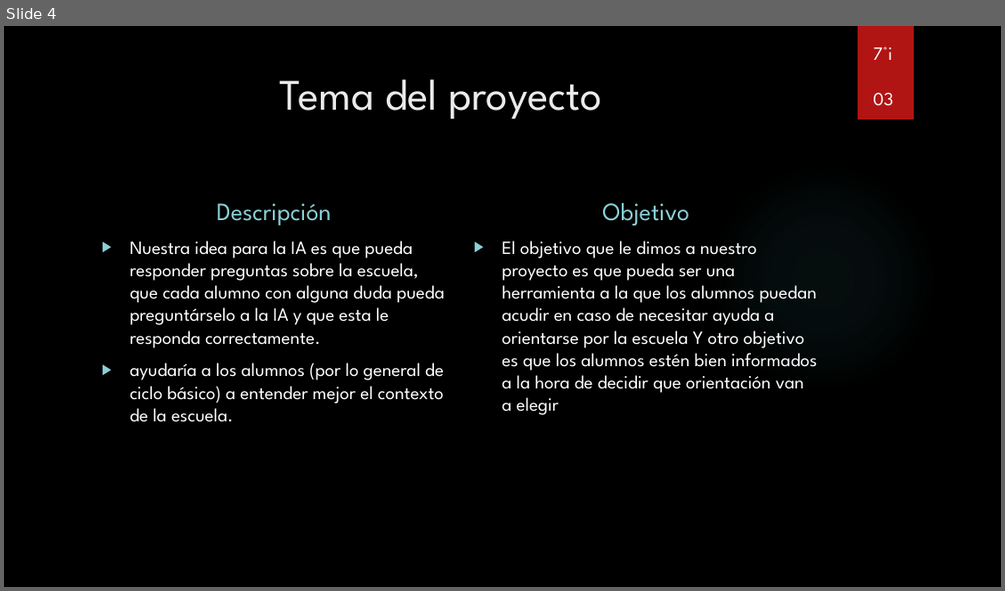
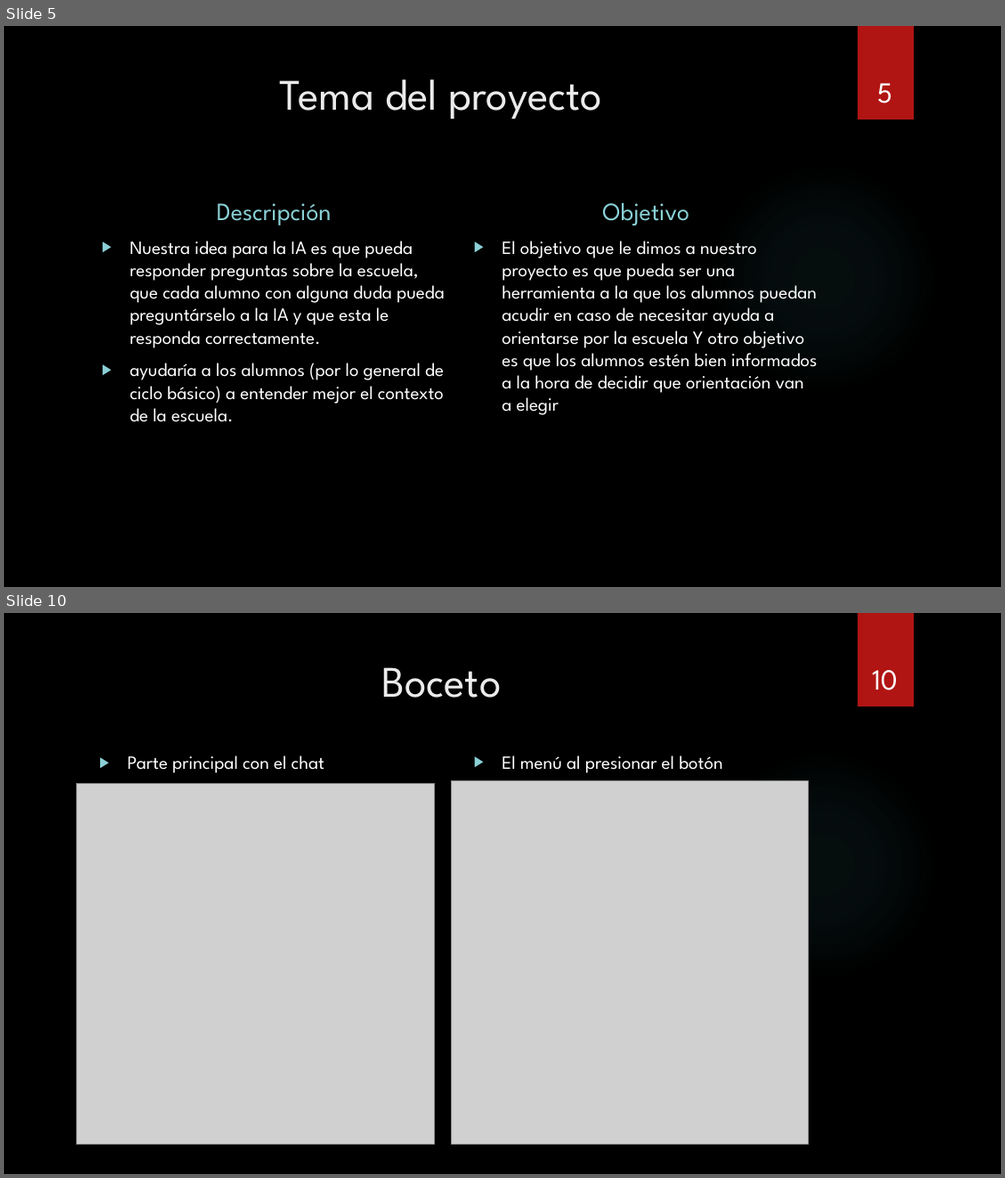
Before and after one commit to bs-andres/proyecto-chatbot, a slide deck: leandal_IA.pptx. Shown one above the other, each under a label of ours: slide 4 before the commit, slides 5 and 10 after it; the slides between them are not shown. The pictures are 1005x591 and 1005x1178 pixels, drawn with LibreOffice and Linux fonts; fonts in the diff are those of the drawing; grey boxes stand for pictures; background and template pictures are left out. Boxes give left, top, right and bottom in pixels: in the first picture for what was removed or moved away, otherwise in the second. Text is boxed around its words. In the diff, an @@ line names an element or a change of style, - is before the commit and + after.

```diff
--- a/leandal_IA.pptx
+++ b/leandal_IA.pptx
@@ slide 10 added at bbox=[4, 613, 1001, 1174], background picture (left out); not listed: 2 template elements that a slide beside it also shows @@
@@ title added at bbox=[381, 667, 501, 698], 42 pt, text #EBEBEB @@
+Boceto
@@ page number added at bbox=[872, 670, 898, 690], 28 pt, text #FFFFFF @@
+10
@@ text added at bbox=[128, 755, 324, 773], 18 pt, text #FFFFFF @@
+▶ Parte principal con el chat
@@ text added at bbox=[502, 755, 722, 773], 18 pt, text #FFFFFF @@
+▶ El menú al presionar el botón
@@ picture added at bbox=[77, 784, 435, 1144] @@
@@ picture added at bbox=[451, 780, 808, 1144] @@
@@ what was slide 4 is now slide 5 @@
@@ slide 5 changed as well @@
@@ text removed at bbox=[873, 46, 893, 106] @@
-7°i
-03
@@ page number added at bbox=[877, 83, 892, 103], 28 pt, text #FFFFFF @@
+5
```
Also in this commit, not shown: 2 other slides changed, 6 other slides added, 1 slide removed, 3 other files.
